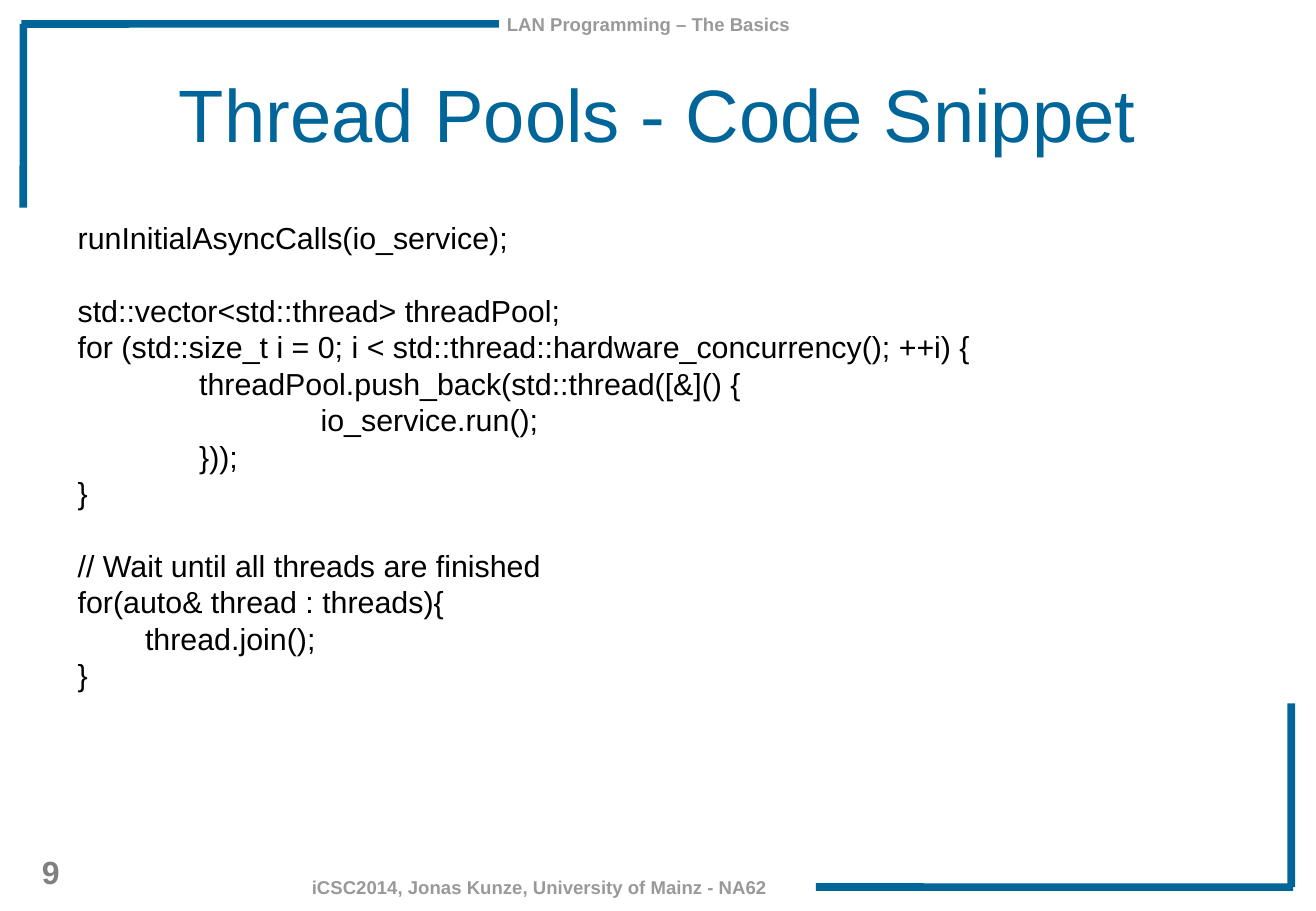
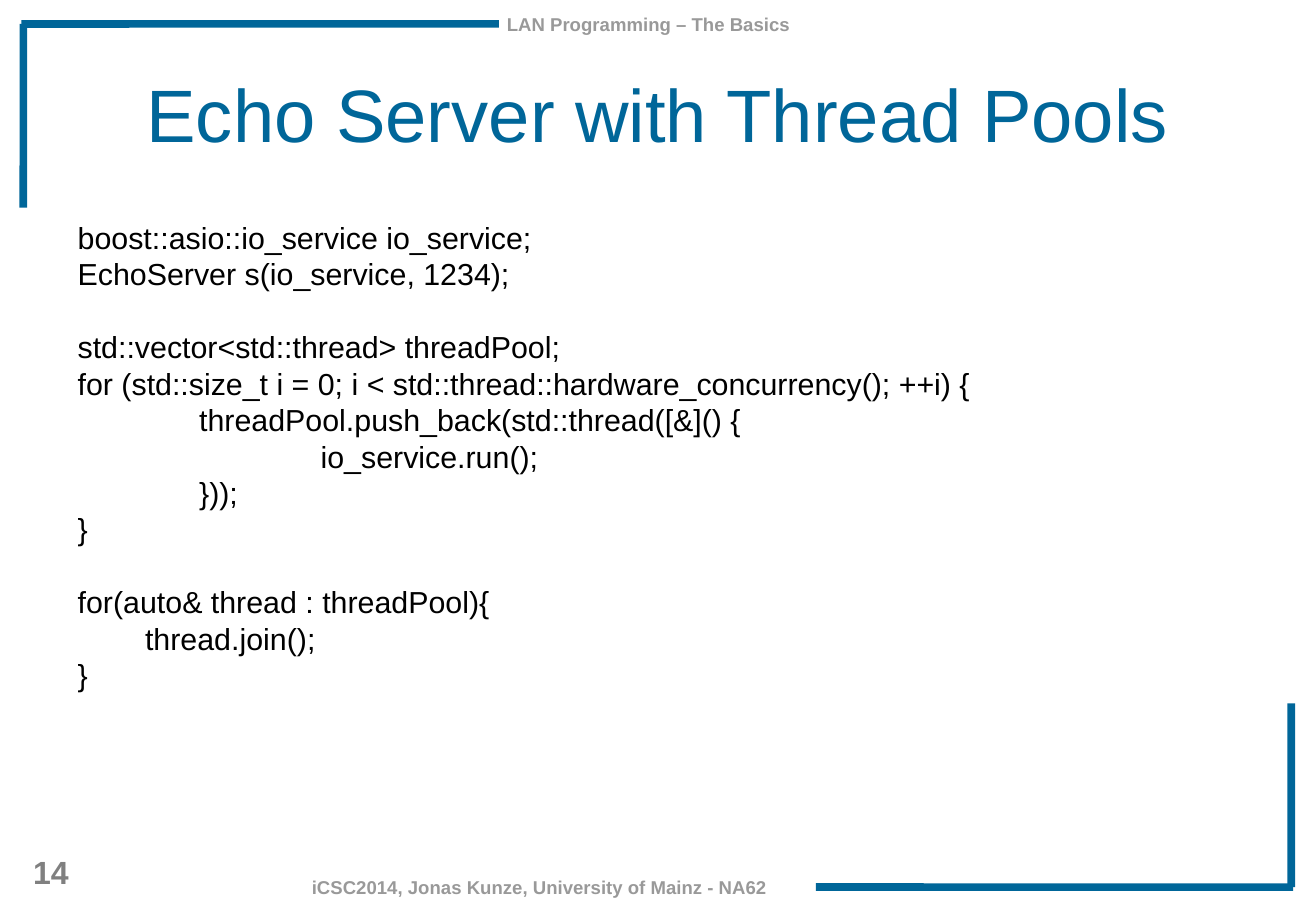
Before and after one commit to JonasKunze/icsc2014, a slide deck: slide 14 of iCSC-2014-Network-Libraries.odp (slide 9 before the commit). Drawn at 1316x911 pixels with LibreOffice and Linux fonts; fonts in the diff are those of the drawing; background and template pictures are left out. Boxes give left, top, right and bottom in pixels: in the first picture for what was removed or moved away, otherwise in the second. Text is boxed around its words. In the diff, an @@ line names an element or a change of style, - is before the commit and + after.

Commit message:
Boost: TCP echo example. ZMQ introduction

```diff
--- a/iCSC-2014-Network-Libraries.odp
+++ b/iCSC-2014-Network-Libraries.odp
@@ title at bbox=[146, 88, 1168, 143]: text changed @@
-Thread Pools - Code Snippet
+Echo Server with Thread Pools
@@ text at bbox=[78, 227, 531, 291]: text changed @@
-runInitialAsyncCalls(io_service);
+boost::asio::io_service io_service;
+EchoServer s(io_service, 1234);
@@ text at bbox=[78, 591, 489, 619]: text changed @@
-// Wait until all threads are finished
-for(auto& thread : threads){
+for(auto& thread : threadPool){
@@ page number at bbox=[33, 862, 69, 884]: text changed @@
-9
+14
```
Also in this commit, not shown: 3 other slides changed, 10 slides added, 2 other files.
